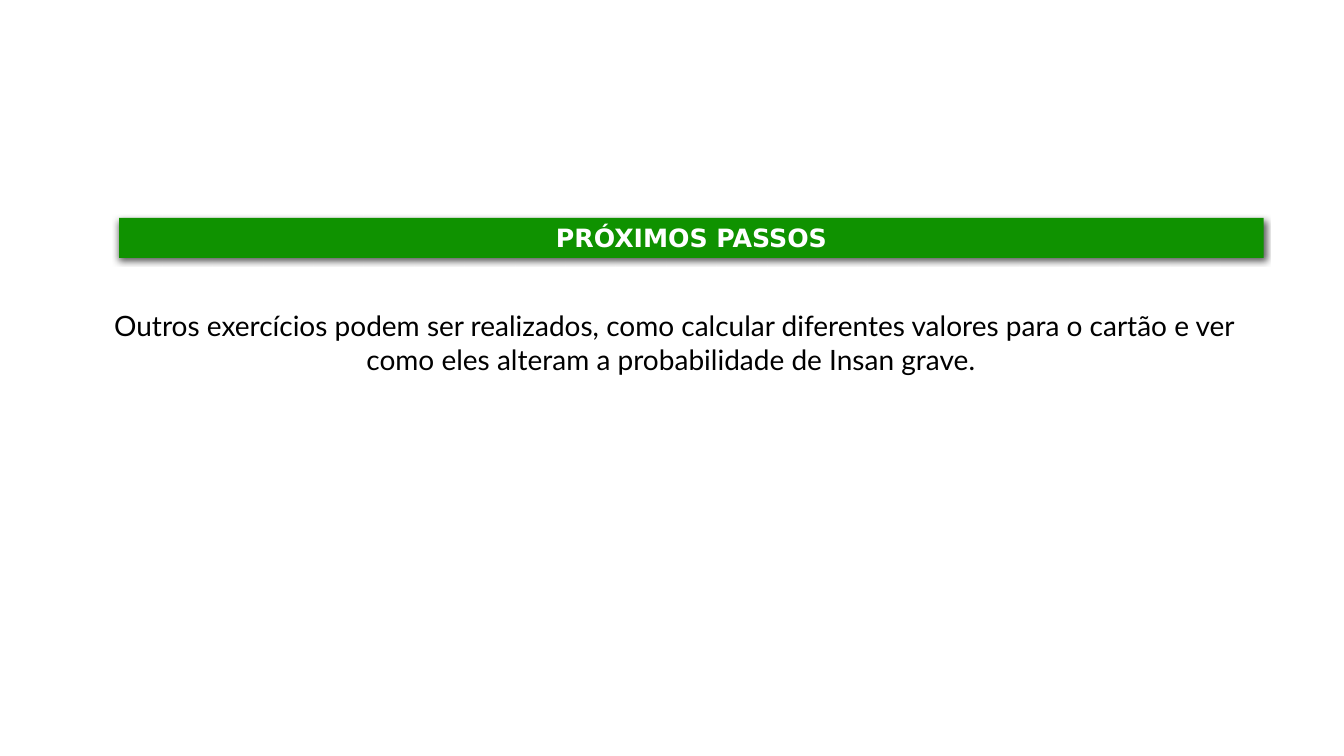
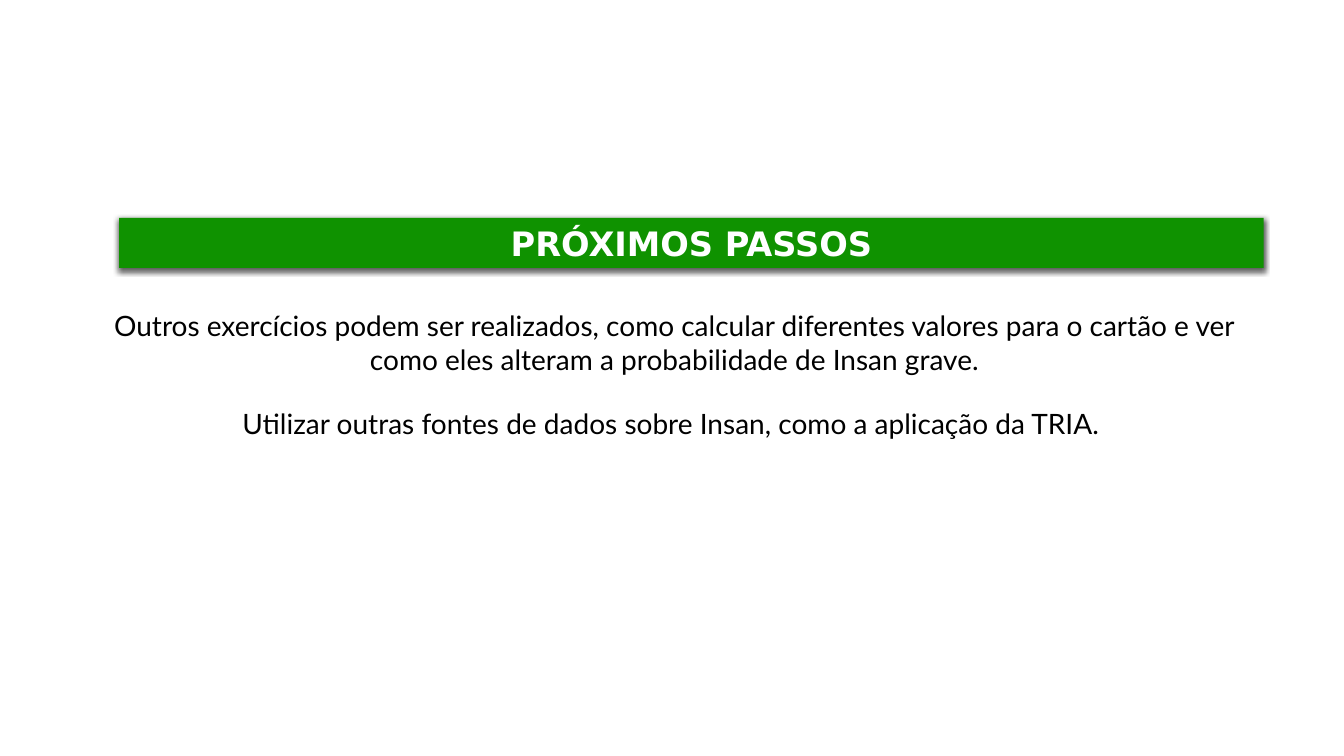
Before and after one commit to DISOC-Estudos-Sociais/indicador_csf, a slide deck: slide 17 of outputs/apresentacao_resultados.pptx (slide 15 before the commit). Drawn at 1344x756 pixels with LibreOffice and Linux fonts; fonts in the diff are those of the drawing; background and template pictures are left out. Boxes give left, top, right and bottom in pixels: in the first picture for what was removed or moved away, otherwise in the second. Text is boxed around its words. In the diff, an @@ line names an element or a change of style, - is before the commit and + after.

```diff
--- a/outputs/apresentacao_resultados.pptx
+++ b/outputs/apresentacao_resultados.pptx
@@ rectangle "PRÓXIMOS PASSOS": place and size @@
-rectangle "PRÓXIMOS PASSOS" at [119, 218, 1264, 258]
+rectangle "PRÓXIMOS PASSOS" at [119, 218, 1264, 268]
@@ rectangle "PRÓXIMOS PASSOS" at [119, 218, 1264, 268]: size 18 to 24 pt @@
@@ text at [242, 413, 1099, 439]: paragraph added @@
+Utilizar outras fontes de dados sobre Insan, como a aplicação da TRIA.
```
Also in this commit, not shown: 6 other slides changed, 3 slides added, 1 slide removed, 4 other files.
